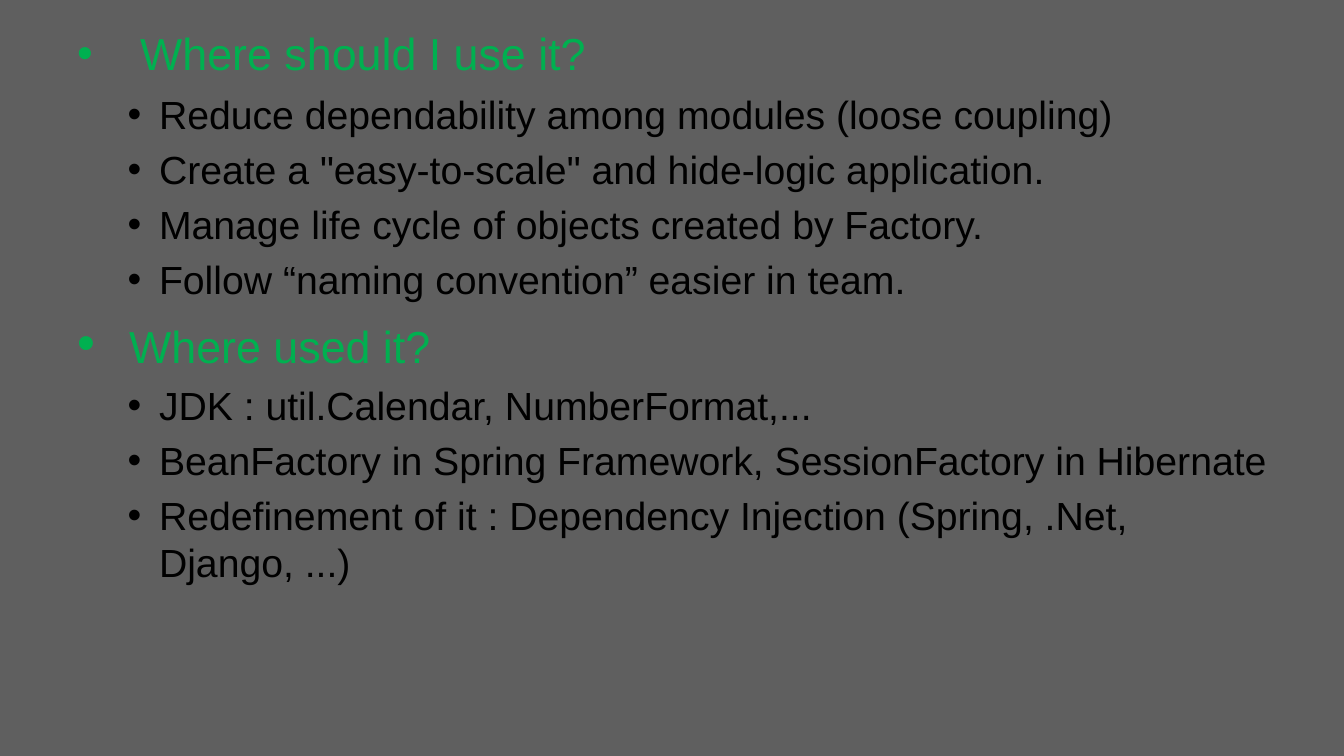
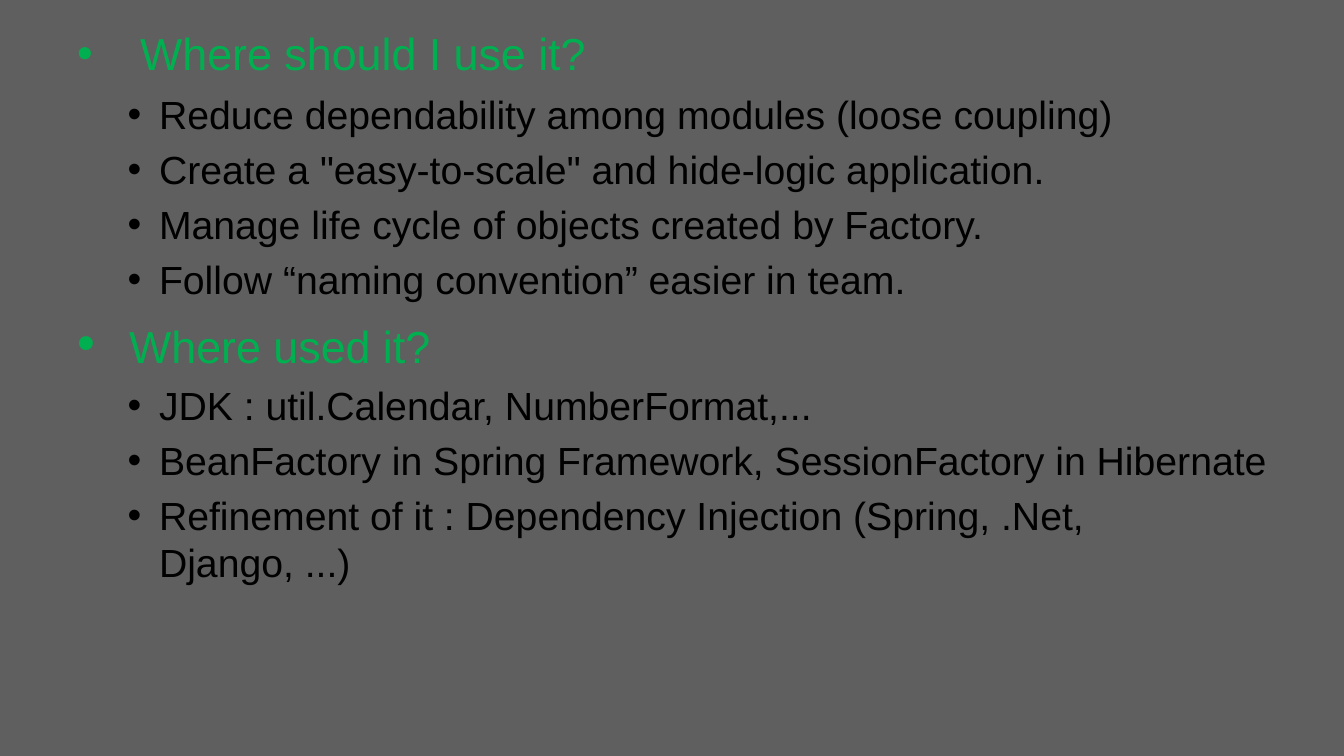
Before and after one commit to duyhelloworld/java-learning, a slide deck: slide 19 of DesignPatterns/slide_Design_Pattern.pptx. Drawn at 1344x756 pixels with LibreOffice and Linux fonts; fonts in the diff are those of the drawing; background and template pictures are left out. Boxes give left, top, right and bottom in pixels: in the first picture for what was removed or moved away, otherwise in the second. Text is boxed around its words. In the diff, an @@ line names an element or a change of style, - is before the commit and + after.

```diff
--- a/DesignPatterns/slide_Design_Pattern.pptx
+++ b/DesignPatterns/slide_Design_Pattern.pptx
@@ text at [159, 501, 1084, 585]: text changed @@
-  • Redefinement of it : Dependency Injection (Spring, .Net, Django, ...)
+  • Refinement of it : Dependency Injection (Spring, .Net, Django, ...)
```
Also in this commit, not shown: 1 other slide changed.
